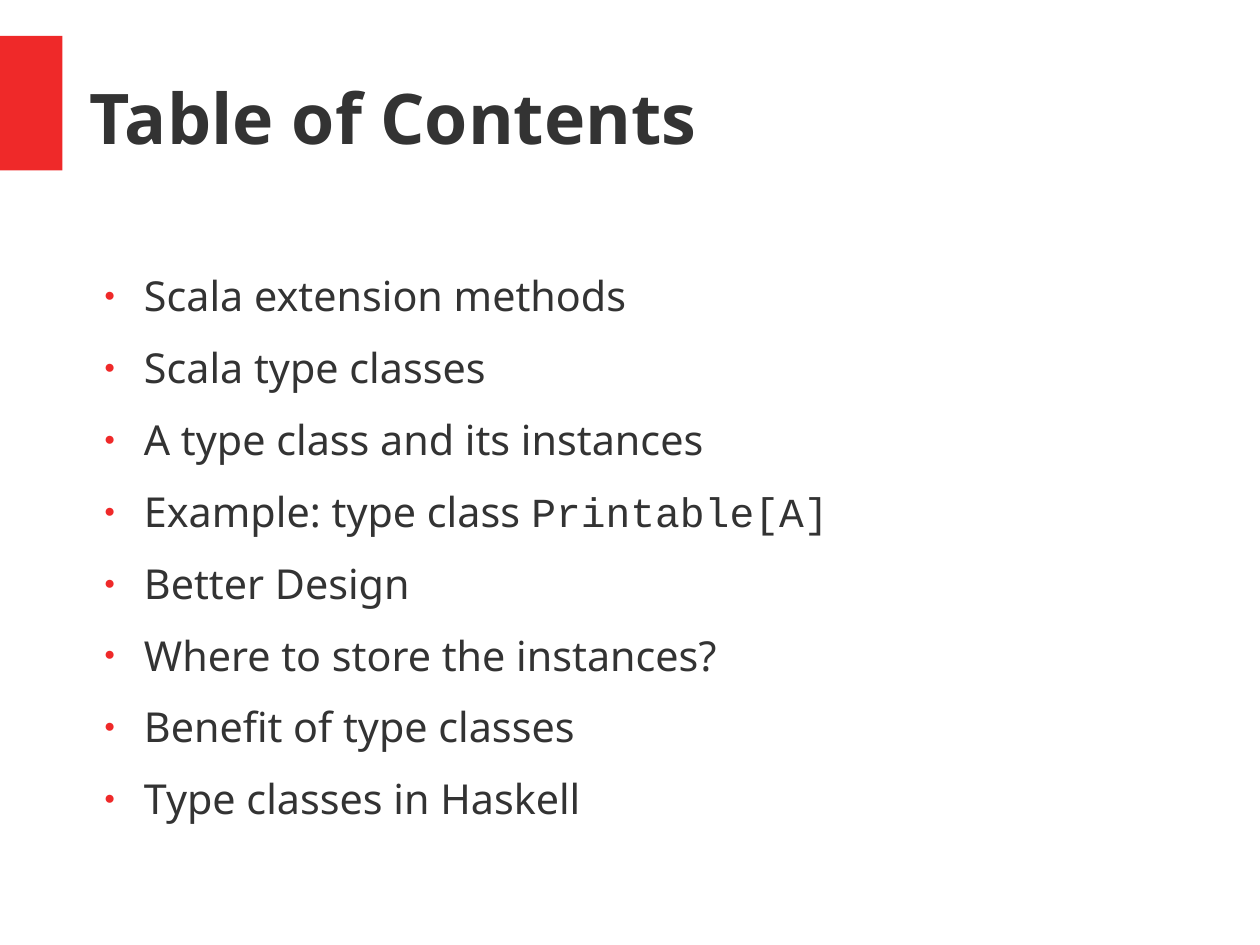
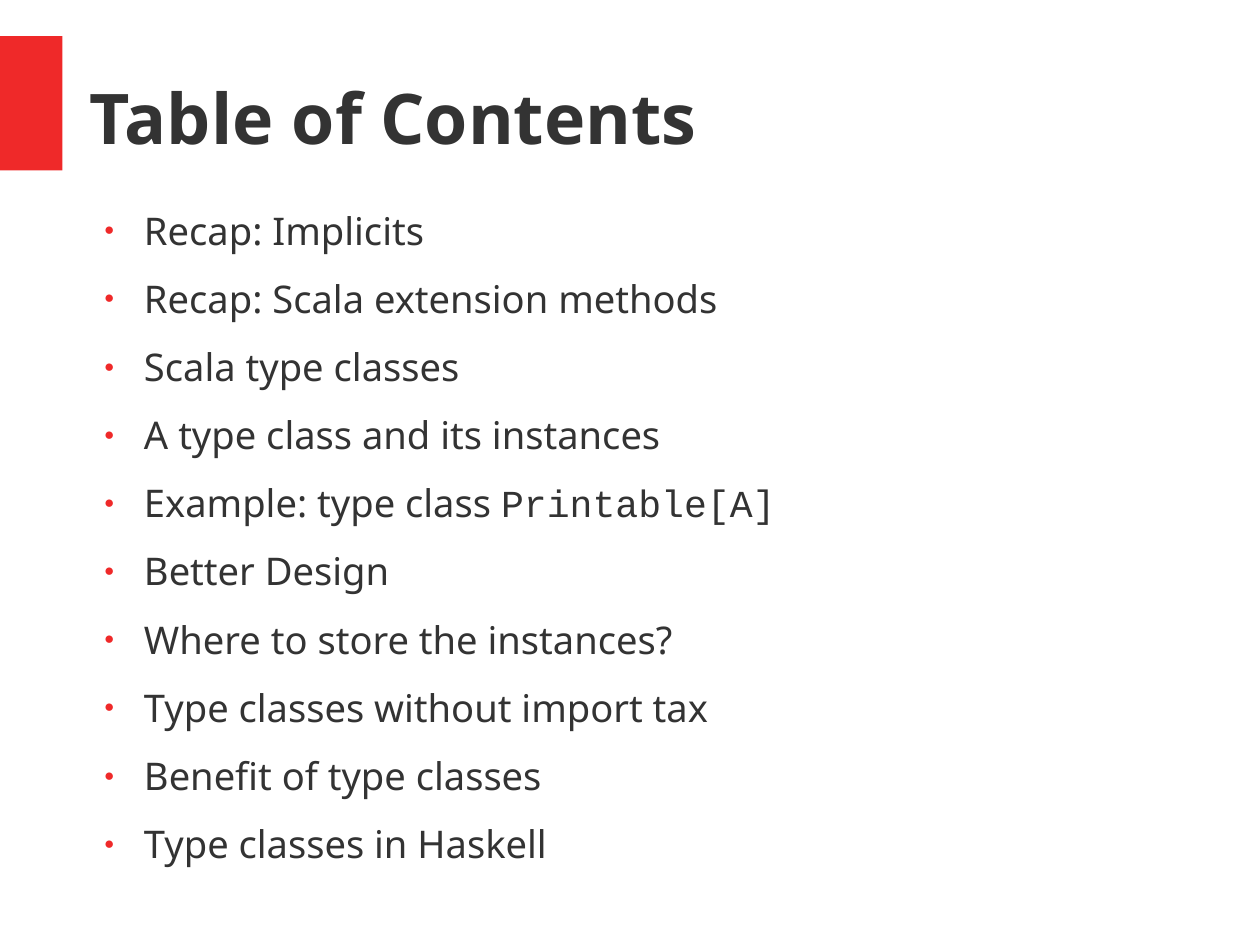
Before and after one commit to hermannhueck/typeclasses, a slide deck: slide 2 of Slides/TypeClasses.pptx. Drawn at 1260x945 pixels with LibreOffice and Linux fonts; fonts in the diff are those of the drawing. Boxes give left, top, right and bottom in pixels: in the first picture for what was removed or moved away, otherwise in the second. Text is boxed around its words. In the diff, an @@ line names an element or a change of style, - is before the commit and + after.

```diff
--- a/Slides/TypeClasses.pptx
+++ b/Slides/TypeClasses.pptx
@@ text "Recap: Implicits": place and size @@
-text "Recap: Implicits" at [144, 279, 828, 824]
+text "Recap: Implicits" at [144, 216, 775, 867]
@@ text at [144, 216, 717, 322]: text changed; size 26 to 24 pt @@
-● Scala extension methods
+● Recap: Implicits
+● Recap: Scala extension methods
@@ text at [144, 352, 775, 867]: size 26 to 24 pt in "Scala type classes", "A type class and its instances", "Example: type class Printable[A]", "Better Design" and 3 more places @@
@@ text at [144, 693, 708, 731]: paragraph added @@
+● Type classes without import tax
```
Also in this commit, not shown: 15 other slides changed, 3 slides added, 1 other file.
